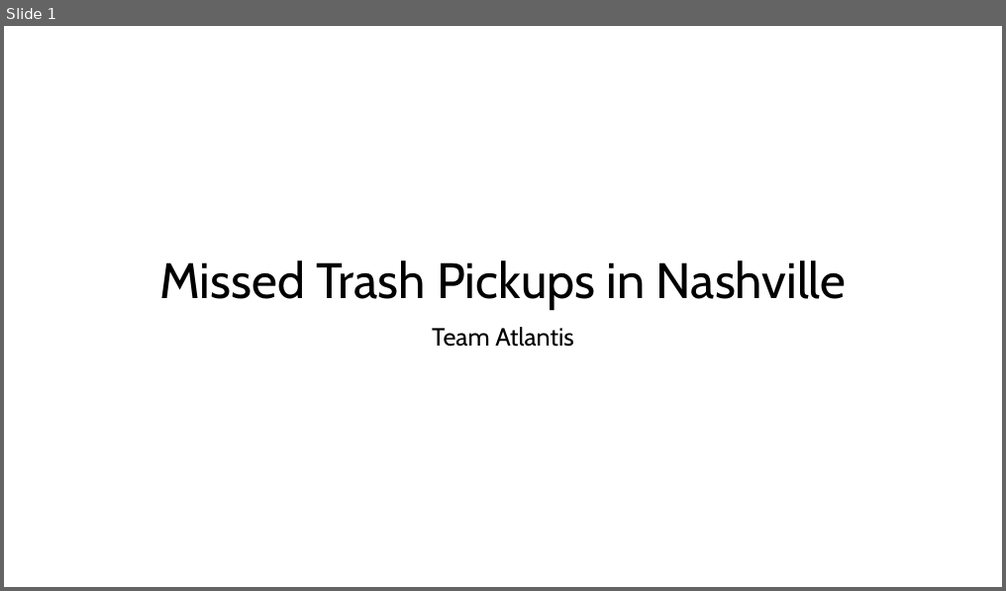
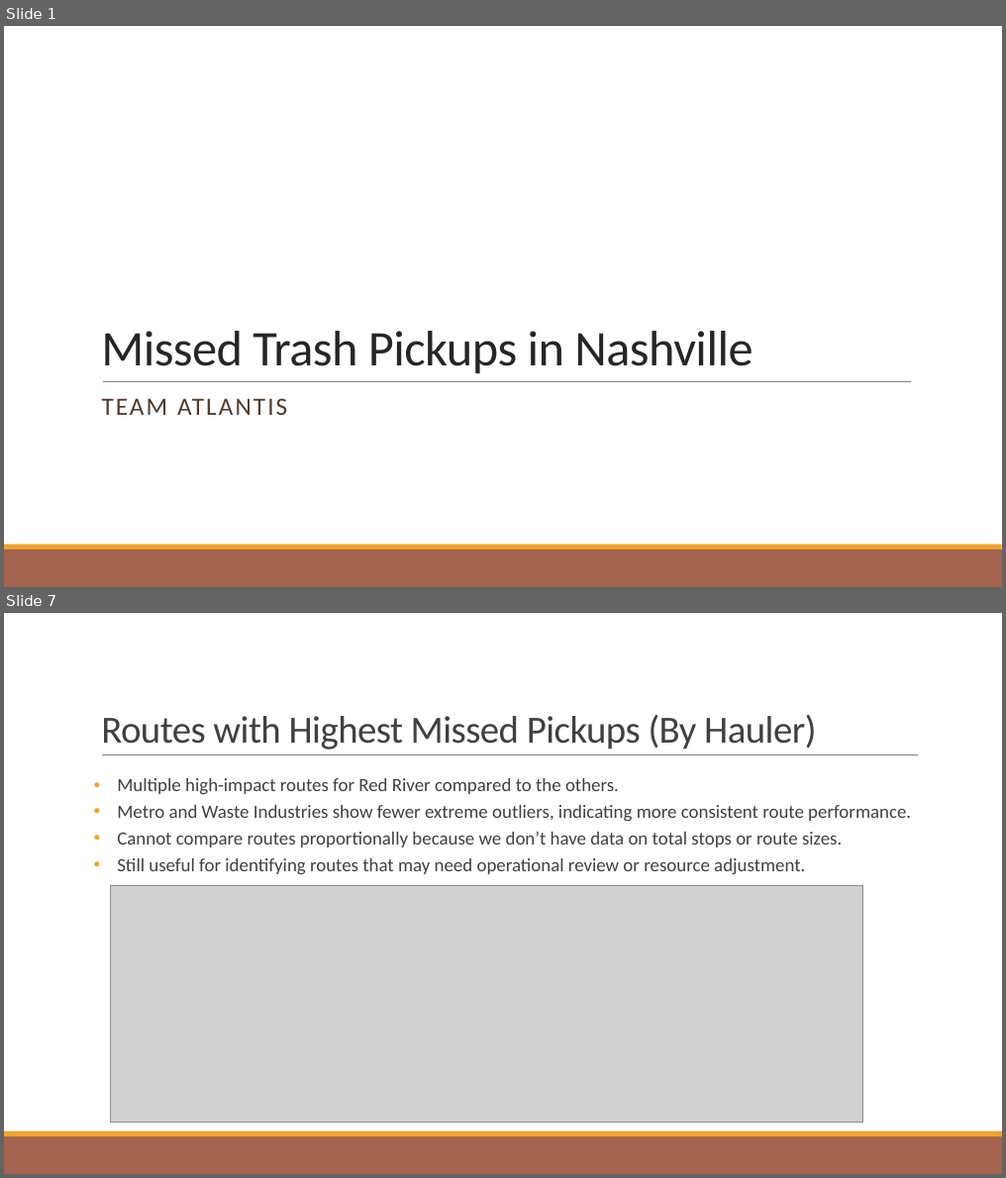
Before and after one commit to NSS-Full-Time-Data-Analytics-17/trash-haulers-atlantis, a slide deck: slides_rme.pptx. Shown one above the other, each under a label of ours: slide 1 before the commit, slides 1 and 7 after it; the slides between them are not shown. The pictures are 1006x591 and 1006x1178 pixels, drawn with LibreOffice and Linux fonts; fonts in the diff are those of the drawing; grey boxes stand for pictures. Boxes give left, top, right and bottom in pixels: in the first picture for what was removed or moved away, otherwise in the second. Text is boxed around its words. In the diff, an @@ line names an element or a change of style, - is before the commit and + after.

```diff
--- a/slides_rme.pptx
+++ b/slides_rme.pptx
@@ slide 7 added at (4, 613, 1002, 1174), background #FFFFFF; not listed: 2 template elements that a slide beside it also shows @@
@@ title added at (101, 715, 816, 750), 37 pt, text #404040 @@
+Routes with Highest Missed Pickups (By Hauler)
@@ line added from (102, 756) to (918, 756), #808080 0.5 pt @@
@@ text added at (117, 778, 911, 874), 18 pt, text #404040 @@
+• Multiple high-impact routes for Red River compared to the others.
+• Metro and Waste Industries show fewer extreme outliers, indicating more consistent route performance.
+• Cannot compare routes proportionally because we don’t have data on total stops or route sizes.
+• Still useful for identifying routes that may need operational review or resource adjustment.
@@ picture added at (110, 885, 863, 1122) @@
@@ slide 1 changed as well @@
@@ title "Missed Trash Pickups in Nashville": place and size @@
-title "Missed Trash Pickups in Nashville" at (159, 261, 846, 309)
+title "Missed Trash Pickups in Nashville" at (101, 331, 752, 373)
@@ title "Missed Trash Pickups in Nashville" at (101, 331, 752, 373): font Cabin to Calibri, text colour #000000 to #262626, letter spacing 0 to -0.5 pt; alignment centre to left; line spacing 0.9 to 0.85 @@
@@ line added from (103, 381) to (912, 381), #808080 0.5 pt @@
@@ subtitle at (102, 398, 287, 415): text changed; font Cabin to Calibri; text colour #000000 to #4E3B30 @@
-Team Atlantis
+TEAM ATLANTIS
@@ rectangle added at (4, 550, 1002, 587), fill #A5644E @@
@@ rectangle added at (4, 545, 1002, 550), fill #F0A22E @@
```
Also in this commit, not shown: 9 other slides changed, 2 other slides added, 1 other file.
